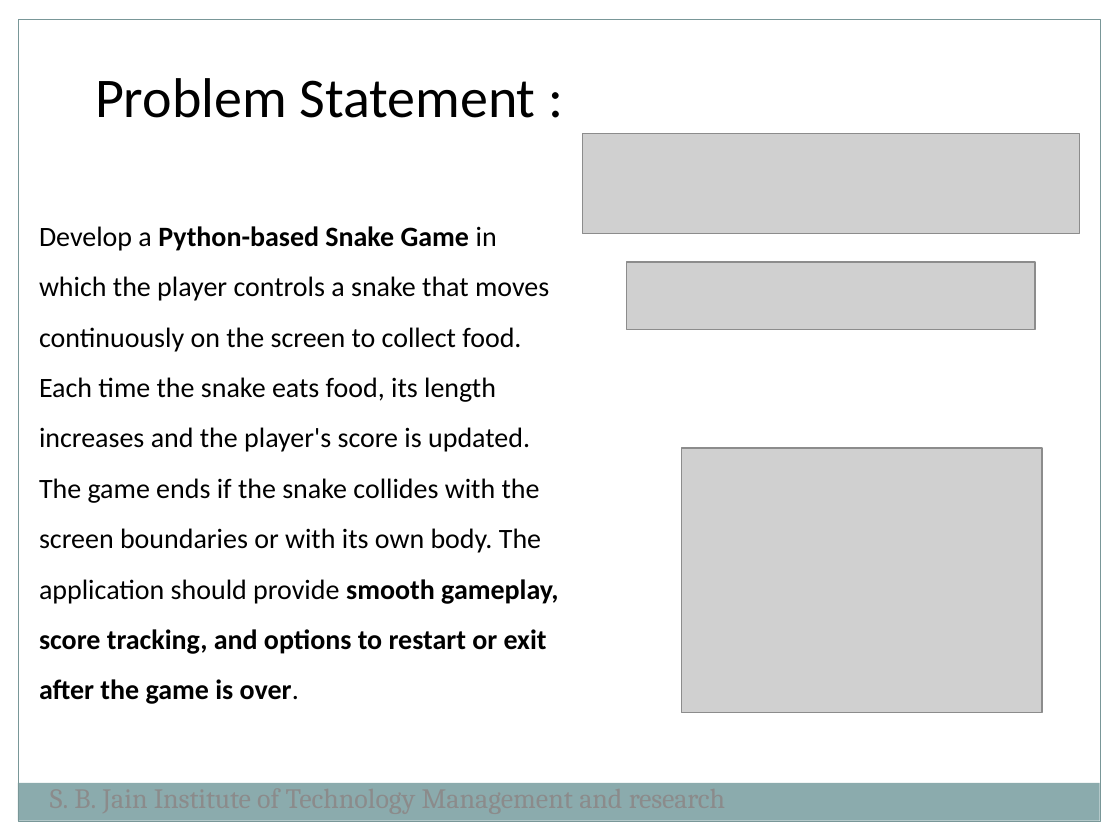
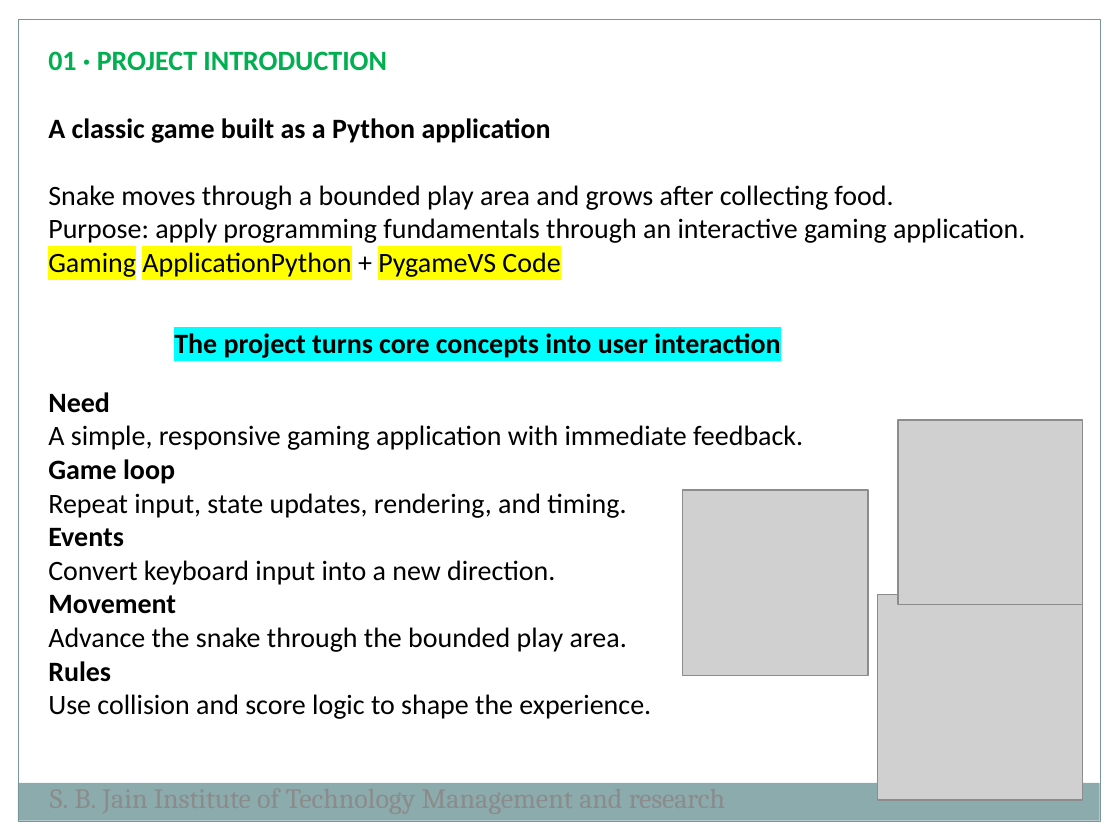
Before and after one commit to bhavnasml25-ship-it/Snake-Game-3d, a slide deck: slide 2 of Python.pptx. Drawn at 1120x840 pixels with LibreOffice and Linux fonts; fonts in the diff are those of the drawing; grey boxes stand for pictures. Boxes give left, top, right and bottom in pixels: in the first picture for what was removed or moved away, otherwise in the second. Text is boxed around its words. In the diff, an @@ line names an element or a change of style, - is before the commit and + after.

Commit message:
Add files via upload
Final ppt of python

```diff
--- a/Python.pptx
+++ b/Python.pptx
@@ text at bbox=[48, 51, 1025, 277]: text changed @@
-Develop a Python-based Snake Game in which the player controls a snake that moves continuously on the screen to collect food. Each time the snake eats food, its length increases and the player's score is updated. The game ends if the snake collides with the screen boundaries or with its own body. The application should provide smooth gameplay, score tracking, and options to restart or exit after the game is over.
+01 · PROJECT INTRODUCTION
+A classic game built as a Python application
+Snake moves through a bounded play area and grows after collecting food.
+Purpose: apply programming fundamentals through an interactive gaming application.
+Gaming ApplicationPython + PygameVS Code
@@ text removed at bbox=[95, 78, 535, 118] @@
-Problem Statement :
@@ picture removed at bbox=[582, 133, 1080, 234] @@
@@ picture removed at bbox=[626, 262, 1035, 329] @@
@@ text added at bbox=[174, 333, 780, 358], 18 pt, text #000000, bold @@
+The project turns core concepts into user interaction
@@ text added at bbox=[48, 392, 803, 719], 18 pt, text #000000 @@
+Need
+A simple, responsive gaming application with immediate feedback.
+Game loop
+Repeat input, state updates, rendering, and timing.
+Events
+Convert keyboard input into a new direction.
+Movement
+Advance the snake through the bounded play area.
+Rules
+Use collision and score logic to shape the experience.
@@ picture removed at bbox=[681, 448, 1042, 712] @@
@@ picture added at bbox=[898, 420, 1083, 605] @@
@@ picture added at bbox=[683, 491, 868, 675] @@
@@ picture added at bbox=[877, 595, 1082, 800] @@
```
Also in this commit, not shown: 2 other slides changed, 3 slides added, 3 slides removed.
